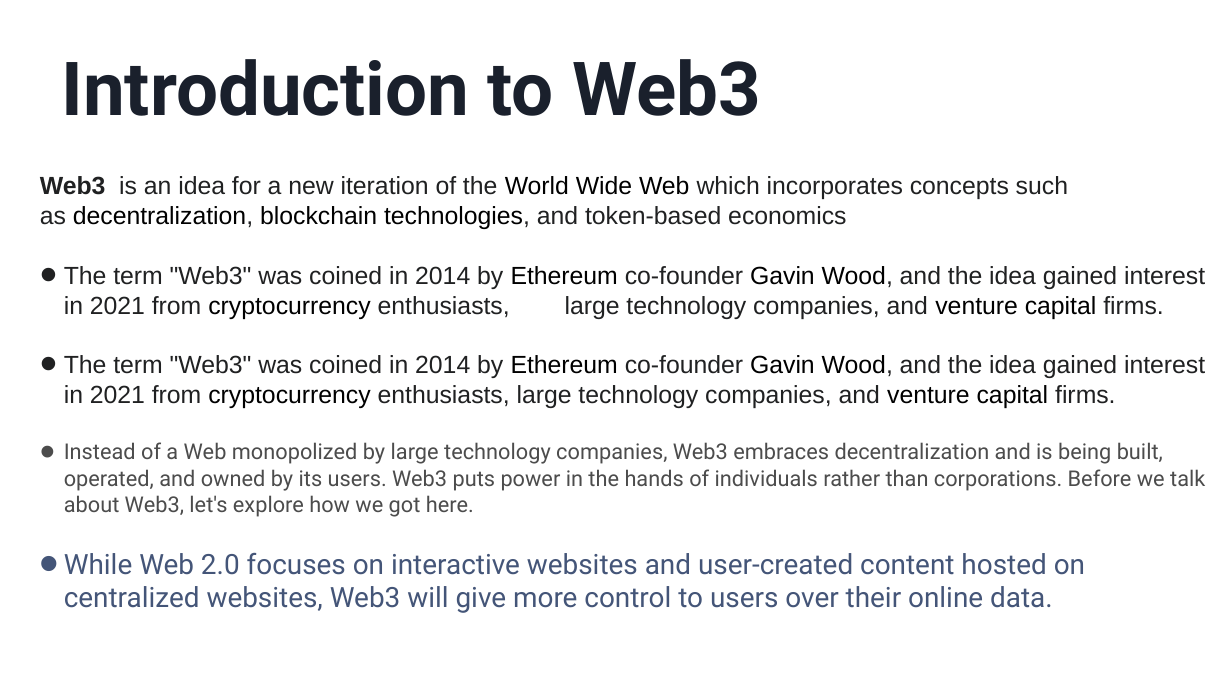
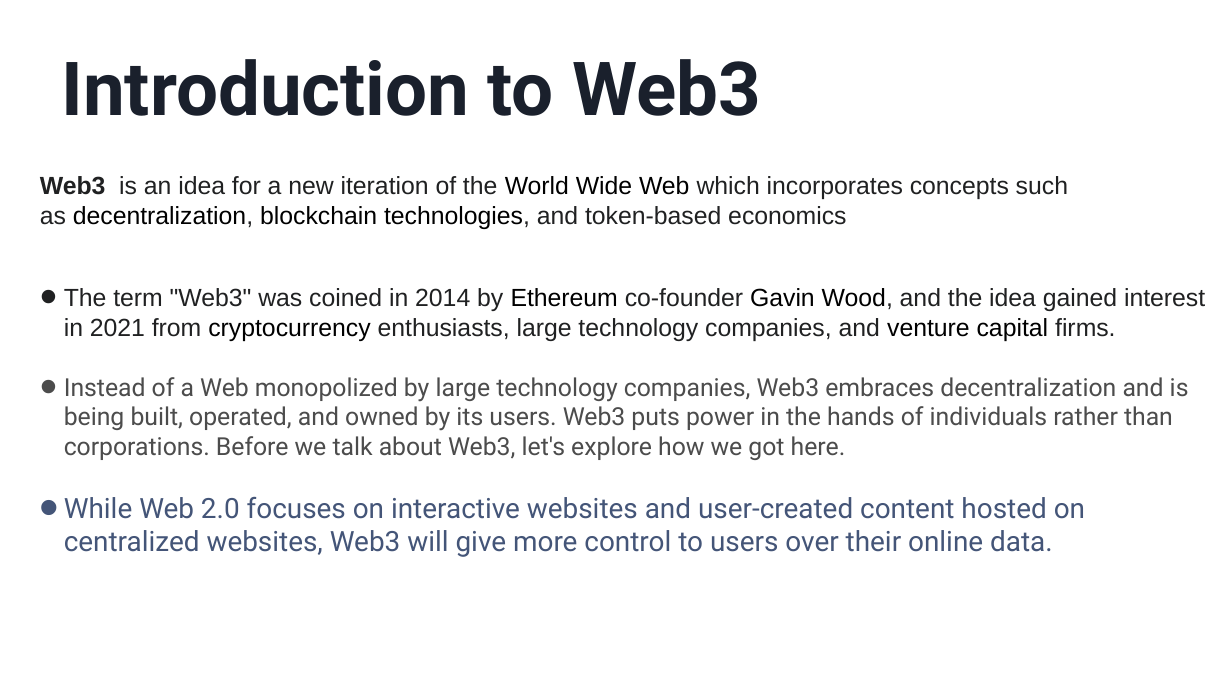
Before and after one commit to kainatquaderee/presentation, a slide deck: slide 2 of kainat quaderee - khaled karim.pptx. Drawn at 1232x693 pixels with LibreOffice and Linux fonts; fonts in the diff are those of the drawing. Boxes give left, top, right and bottom in pixels: in the first picture for what was removed or moved away, otherwise in the second. Text is boxed around its words. In the diff, an @@ line names an element or a change of style, - is before the commit and + after.

Commit message:
sdad

```diff
--- a/kainat quaderee - khaled karim.pptx
+++ b/kainat quaderee - khaled karim.pptx
@@ subtitle at (x1=64, y1=266, x2=1205, y2=319): paragraph removed @@
-• The term "Web3" was coined in 2014 by Ethereum co-founder Gavin Wood, and the idea gained interest in 2021 from cryptocurrency enthusiasts, large technology companies, and venture capital firms.
@@ subtitle at (x1=64, y1=377, x2=1189, y2=460): size 14 to 16 pt in "Instead of a Web monopolized by large ..." @@
```
